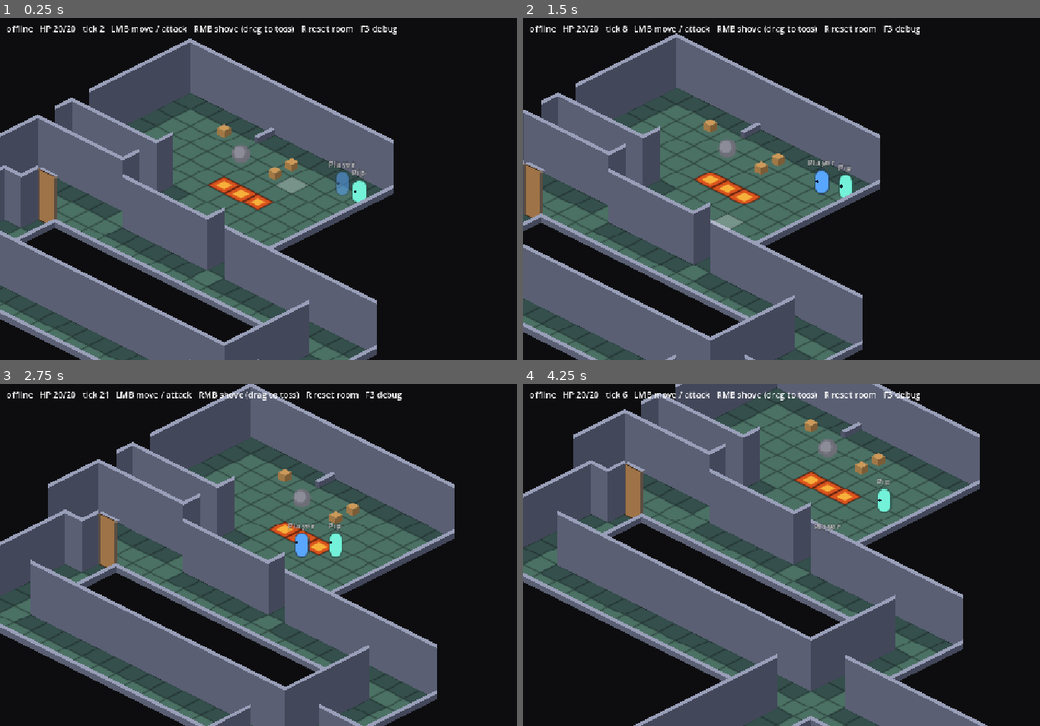
Above: before the commit, frames 1-4 (two rows, left to right).
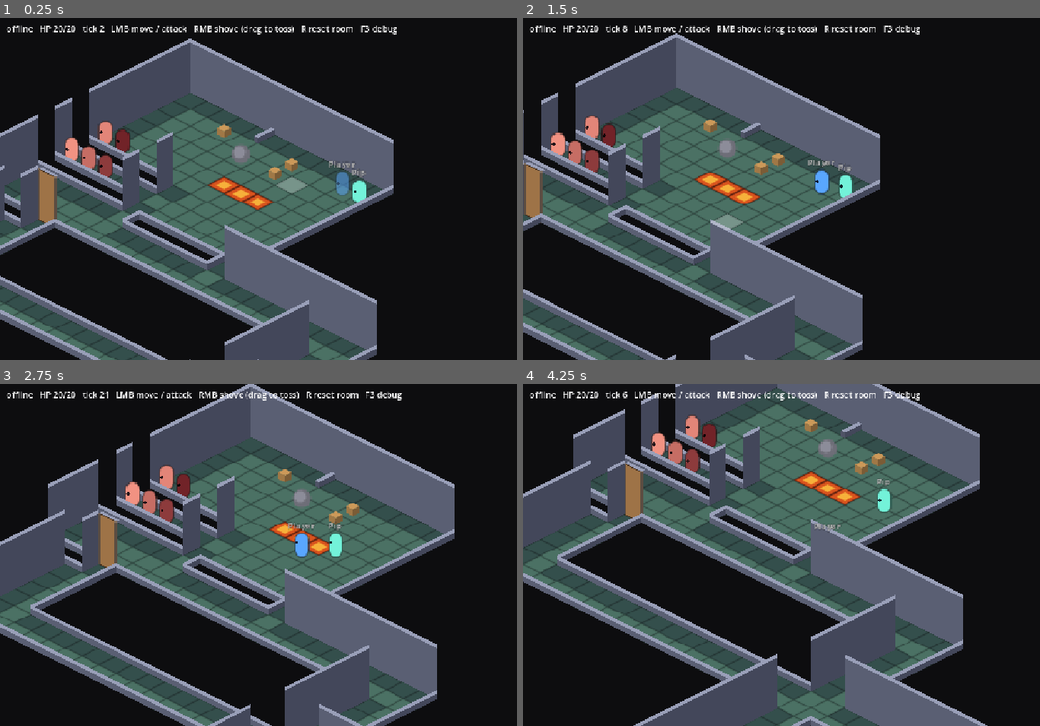
Above: after the commit, the same moments.

Repository: jeff-thinklightn-ing/psykinetic
Game: Godot game, scene res://main.tscn
The game is run twice, just before and just after one commit, with the same random seed, the same clock (stepped at 60 frames per second) and the same inputs.
Inputs (mouse positions are in pixels of both pictures, inside the frame that each line leads up to):
- Up to frame 1 (0.25 s): no input
- Up to frame 2 (1.5 s): move the mouse to (962, 171) at 0.52 s; tap R at 0.6 s; click (962, 171) at 0.67 s; drag from (703, 206) to (797, 257) at 1.27 s
- Up to frame 3 (2.75 s): move the mouse to (367, 479) at 2.02 s; tap 9 at 2.1 s; click (367, 479) at 2.17 s
- Up to frame 4 (4.25 s): drag from (797, 623) to (647, 503) at 2.77 s; move the mouse to (1008, 606) at 3.52 s; tap R at 3.6 s; click (1008, 606) at 3.67 s

The runs differ from the first frame. In frame 1, 11% of the frame differs, in the area x 0-44%, y 23-100%; in frame 2, 10%; in frame 3, 13%; in frame 4, 13%, in the area x 6-56%, y 2-89%.

Commit message:
stub rule: a wall is a stub whenever floor lies in its shadow, void between skipped

Diff:
--- a/render/wall_edge.gd
+++ b/render/wall_edge.gd
@@ -7,12 +7,16 @@
 ## edge's -x / -y side, a hair nearer the camera, so it is in front of what
 ## stands on that cell and behind the next.
 ##
-## Height. For every walkable cell, a wall on its south or east edge is a
-## stub a third of a tile tall; a wall on its north or west edge is full
-## height. A wall between two walkable cells is the south/east edge of one
-## of them, so a stub. Void cells have no say. An edge is the east or south
-## edge of its -x / -y cell, so the test is simply whether that cell is
-## walkable (is_stub). A drawing rule only: the sim knows nothing of it.
+## Height. A wall that would hide floor is a stub a third of a tile tall;
+## one that hides nothing stands full height. A full wall hides the cells
+## straight behind it (toward -x for an east edge, -y for a south edge) for
+## as many cells as it has rows of height, LOOK_BEHIND, so: stub if any of
+## those cells is walkable, full if they are all void or off the map. For a
+## wall with floor directly behind it this is "a wall on a walkable cell's
+## south or east edge is a stub"; walls on the far side of a one-cell void
+## strip, where a thick wall used to be, are stubs too, since the floor
+## beyond is in their shadow. A drawing rule only: the sim knows nothing of
+## it.
 ##
 ## Joins, from the walls meeting at each end (doors count as nothing):
 ## straight on, the strip simply continues; at an L the two strips miter
@@ -27,6 +31,9 @@
 const TOP := Color(0.6, 0.625, 0.72)
 const STRIP := 4.0
 const STUB_FRACTION := 1.0 / 3.0
+## Cells straight behind a wall that a full-height one would hide: one per
+## row of its height (a cell further back is half a tile height up on screen).
+const LOOK_BEHIND := int(Iso.HEIGHTS["wall"] * 2)
 
 enum Join { STRAIGHT, MITER, BUTT, TRIM, FREE }
 
@@ -76,7 +83,13 @@
 
 ## The stub rule. [param floor_at] says whether a cell is walkable.
 static func is_stub(edge: Vector3i, floor_at: Callable) -> bool:
-	return floor_at.call(Vector2i(edge.x, edge.y))
+	var behind := Vector2i(-1, 0) if edge.z == Terrain.EAST else Vector2i(0, -1)
+	var cell := Vector2i(edge.x, edge.y)
+	for i in LOOK_BEHIND:
+		if floor_at.call(cell):
+			return true
+		cell += behind
+	return false
 
 
 static func height_for(stub: bool) -> float:
--- a/tests/edge_test.gd
+++ b/tests/edge_test.gd
@@ -190,14 +190,19 @@
 
 func _test_stub_rule() -> void:
 	print("
-== drawing: a wall on a walkable cell's south or east edge is a stub, on its north or west edge full height ==")
-	# One floor cell at (1, 1) in a void, and a second at (2, 1) beside it.
-	var floor_at := func(cell: Vector2i) -> bool: return cell == Vector2i(1, 1) or cell == Vector2i(2, 1)
-	_check(WallEdge.is_stub(Vector3i(1, 1, Terrain.SOUTH), floor_at), "its south edge: stub")
-	_check(WallEdge.is_stub(Vector3i(2, 1, Terrain.EAST), floor_at), "the east edge of the cell beside it: stub")
-	_check(not WallEdge.is_stub(Vector3i(1, 0, Terrain.SOUTH), floor_at), "its north edge (the south edge of the void above): full height")
-	_check(not WallEdge.is_stub(Vector3i(0, 1, Terrain.EAST), floor_at), "its west edge (the east edge of the void beside): full height")
-	_check(WallEdge.is_stub(Vector3i(1, 1, Terrain.EAST), floor_at), "a wall between the two walkable cells: stub, the east edge of the first")
+== drawing: a wall with floor in its shadow is a stub; one with nothing behind it is full height ==")
+	# Floor at (1, 1) and (2, 1) in a void, and a lone cell at (1, 3): a
+	# one-cell void strip (row 2) lies between it and the first.
+	var floor_at := func(cell: Vector2i) -> bool: return cell in [Vector2i(1, 1), Vector2i(2, 1), Vector2i(1, 3)]
+	_check(WallEdge.is_stub(Vector3i(1, 1, Terrain.SOUTH), floor_at), "a walkable cell's south edge: stub")
+	_check(WallEdge.is_stub(Vector3i(2, 1, Terrain.EAST), floor_at), "a walkable cell's east edge: stub")
+	_check(not WallEdge.is_stub(Vector3i(1, 0, Terrain.SOUTH), floor_at), "its north edge, nothing behind: full height")
+	_check(not WallEdge.is_stub(Vector3i(0, 1, Terrain.EAST), floor_at), "its west edge, nothing behind: full height")
+	_check(WallEdge.is_stub(Vector3i(1, 1, Terrain.EAST), floor_at), "a wall between two walkable cells: stub")
+	_check(WallEdge.is_stub(Vector3i(1, 2, Terrain.SOUTH), floor_at), "the near face of a one-cell void strip, floor beyond it: stub")
+	_check(not WallEdge.is_stub(Vector3i(0, 3, Terrain.EAST), floor_at), "the lone cell's west edge, void all the way back: full height")
+	_check(WallEdge.is_stub(Vector3i(1, 7, Terrain.SOUTH), floor_at), "a wall with floor 5 cells behind it, still in its shadow: stub")
+	_check(not WallEdge.is_stub(Vector3i(1, 9, Terrain.SOUTH), floor_at), "a wall %d or more cells past the last floor: full height" % WallEdge.LOOK_BEHIND)
 	_check(WallEdge.height_for(true) < WallEdge.height_for(false) and WallEdge.height_for(false) == Iso.height_px("wall"),
 			"a stub is lower than full height, which is the scale table's wall")
 
Not shown, changed: CHANGELOG.md
Not shown, changed: docs/design.md
